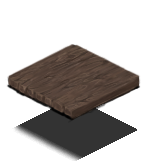
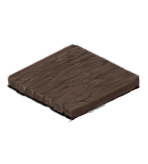
Before/after of a 148x164 layered artwork. What changed in the layer stack:
hid "Layer 1" over (12, 108, 137, 161)
